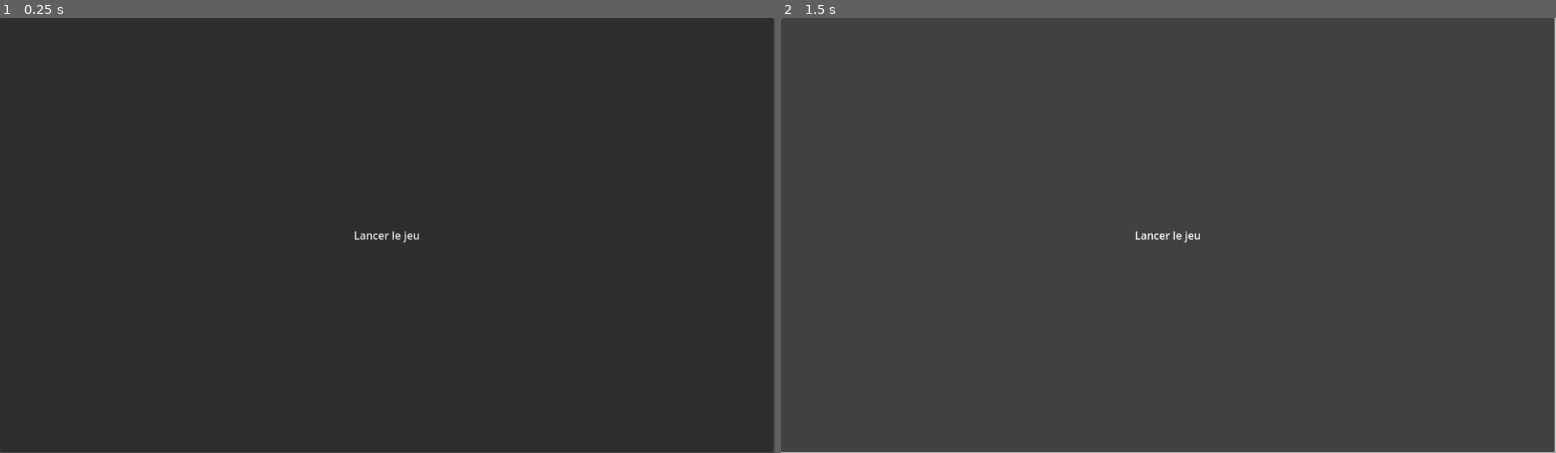
Above: before the commit, frames 1-2 (left to right).
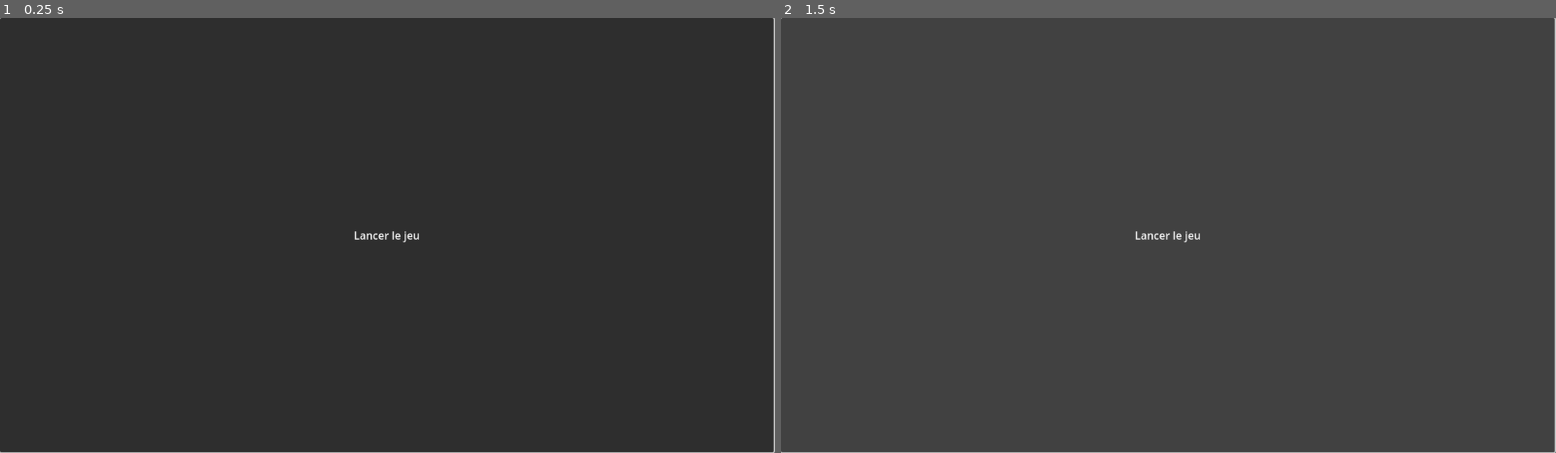
Above: after the commit, the same moments.

Repository: pkostic-dev/game-wraith-hunter
Game: Godot game, scene res://menu/main_menu.tscn
Two runs of this game, one before a commit and one after it. Both use one fixed random seed, a clock stepped at 60 frames per second and the inputs below.
Inputs:
- Up to frame 1 (0.25 s): no input
- Up to frame 2 (1.5 s): click "Lancer le jeu" at 0.5 s; click "Lancer le jeu" at 1.25 s

The runs differ from the first frame. In frame 1, 0.5% of the frame differs, in the area x 0-100%, y 0-100%; in frame 2, nothing differs.

Commit message:
Tries focus change

Diff:
--- a/Wraith_Hunter/menu/main_menu.gd
+++ b/Wraith_Hunter/menu/main_menu.gd
@@ -1,26 +1,19 @@
 extends Node3D
 #var buttons = ["start", "settings"]
 #var current_button = buttons[0]
+
+func _ready():
+	%StartGame.grab_focus()
+	Swipe.connect("swipe_right",func on_swipe_right():)
+#	var swipe_node = get_tree().get_root().find("Swipe",true, false)
+#	swipe_node.connect("swipe_right",self,"on_swipe_right")
+
+
 
 func _unhandled_input(event):
 	var buttons = get_tree().get_nodes_in_group("buttons")
 	print(event.as_text())
 	Swipe.swipe_event(event, $Container, buttons)
-	#var swiping = Swipe.get_swiping()
-	#if swiping :
-	#	for button in buttons_:
-	#		button.disabled = true
-	#if !swiping:
-	#	for button in buttons_:
-	#		button.disabled = false
-		#get_tree().get_nodes_in_group("buttons")
-		#get_node("Container/StartGame").disabled(true)
-		#print(InputMap.get_actions())
-	#if event is InputEventScreenDrag:
-	#	print("screen drag")
-	#	Swipe.swipe_event(event, $Container)
-	#if event is InputEventScreenTouch :
-	#	print("screen touch")
 
 #liste bouton
 #var current_button = 0
@@ -31,12 +24,29 @@
 #joué son current bouton
 #clic -> exécuté action lié au bouton
 
-
 #soit swipe renvoie une valeur
 #soit le changement se fait dedans
 #enlever le signal du clic
 #changer le focus avec le swipe
 #quand clic dans minimum drag c'est un clic
+
+func _on_swipe_left():
+	var control = get_node($Container.get_focus_owner)
+	print(control)
+	var next_focus = control.find_next_valid_focus()
+	print(next_focus)
+	next_focus.grab_focus()
+
+func _on_swipe_right():
+	print("swipe right signal")
+	var control = get_node($Container.get_focus_owner)
+	print(control)
+	var previous_focus = control.find_previous_valid_focus()
+	print(previous_focus)
+	previous_focus.grab_focus()
+
+
+
 
 
 func _on_settings_pressed():
--- a/Wraith_Hunter/menu/main_menu.tscn
+++ b/Wraith_Hunter/menu/main_menu.tscn
@@ -15,6 +15,7 @@
 size_flags_vertical = 3
 
 [node name="StartGame" type="Button" parent="Container" groups=["buttons"]]
+unique_name_in_owner = true
 custom_minimum_size = Vector2(1150, 0)
 layout_mode = 2
 size_flags_horizontal = 3
@@ -27,6 +28,7 @@
 stream = ExtResource("2_dcg75")
 
 [node name="Settings" type="Button" parent="Container" groups=["buttons"]]
+unique_name_in_owner = true
 custom_minimum_size = Vector2(1150, 0)
 layout_mode = 2
 size_flags_horizontal = 3
--- a/Wraith_Hunter/singleton/swipe.gd
+++ b/Wraith_Hunter/singleton/swipe.gd
@@ -4,6 +4,8 @@
 var current_scene
 var swiping
 var buttons_group
+signal swipe_right
+signal swipe_left
 
 
 func swipe_event(event, container, buttons):
@@ -31,8 +33,6 @@
 			_right()
 		else:
 			_left()
-	else:
-		pass
 
 func get_swiping():
 	return swiping
@@ -42,6 +42,7 @@
 	current_scene.position.x -= 1150
 	for button in buttons_group:
 			button.disabled = false
+	emit_signal("swipe_right")
 
 
 func _left():
@@ -49,3 +50,4 @@
 	current_scene.position.x += 1150
 	for button in buttons_group:
 			button.disabled = false
+	emit_signal("swipe_left")
